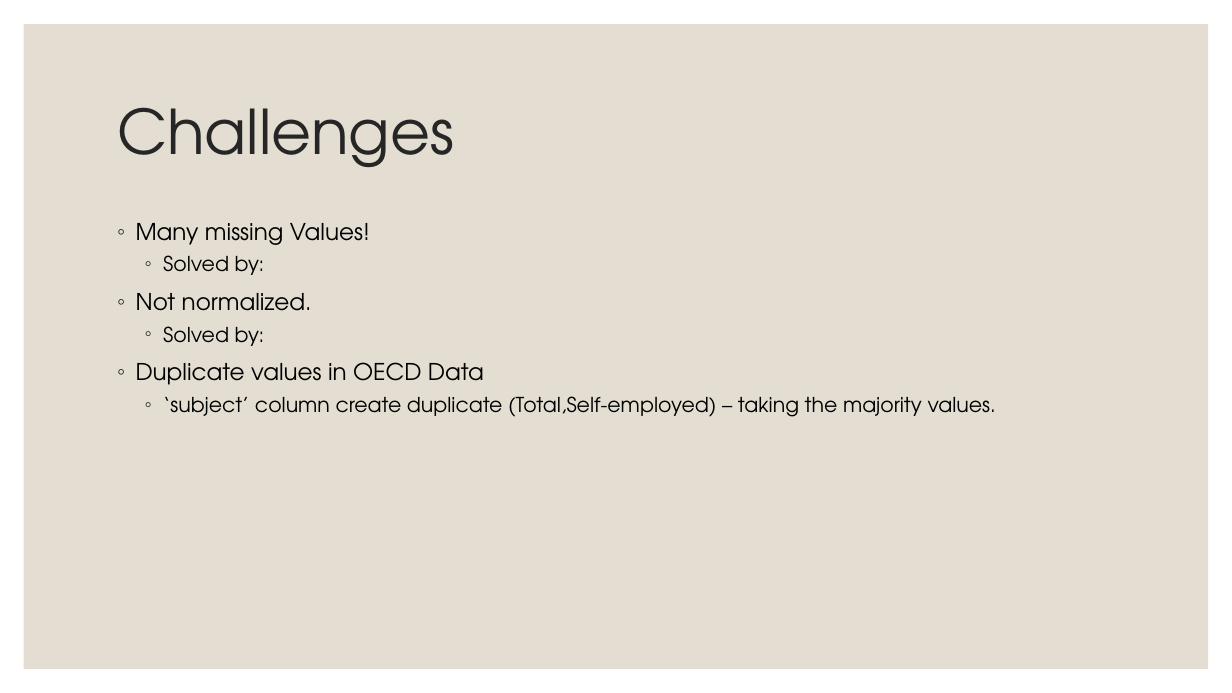
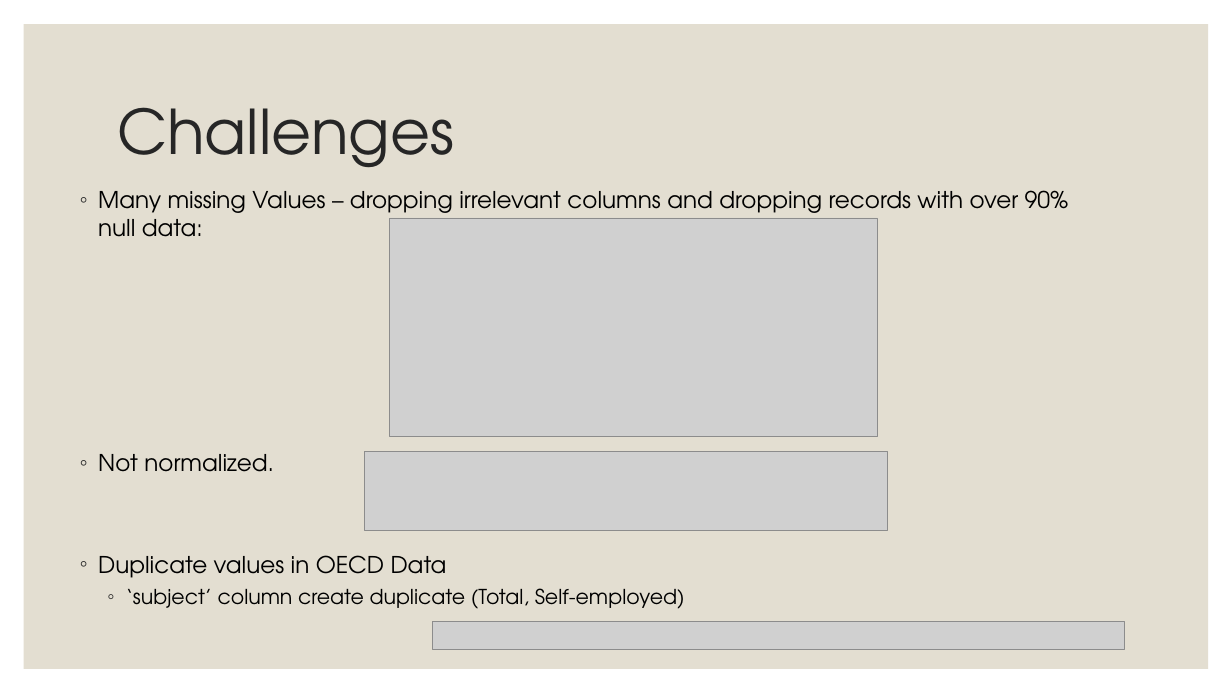
Before and after one commit to EylonSaadon/DataScienceWorkShop, a slide deck: slide 10 of Sallary gap predictionfrom Presentation 1_1_17.pptx (slide 8 before the commit). Drawn at 1232x693 pixels with LibreOffice and Linux fonts; fonts in the diff are those of the drawing; grey boxes stand for pictures. Boxes give left, top, right and bottom in pixels: in the first picture for what was removed or moved away, otherwise in the second. Text is boxed around its words. In the diff, an @@ line names an element or a change of style, - is before the commit and + after.

Commit message:
presentation update

```diff
--- a/Sallary gap predictionfrom Presentation 1_1_17.pptx
+++ b/Sallary gap predictionfrom Presentation 1_1_17.pptx
@@ text "Many missing Values – dropping ...": place and size @@
-text "Many missing Values – dropping ..." at <box>136,223,996,417</box>
+text "Many missing Values – dropping ..." at <box>98,190,1068,609</box>
@@ text at <box>98,190,1068,237</box>: text changed @@
-◦ Many missing Values!
-  ◦ Solved by:
+◦ Many missing Values – dropping irrelevant columns and dropping records with over 90% null data:
@@ picture added at <box>390,218,878,437</box> @@
@@ text at <box>163,326,265,346</box>: paragraph removed @@
-  ◦ Solved by:
@@ picture added at <box>365,451,888,531</box> @@
@@ text at <box>126,588,685,609</box>: text changed @@
-  ◦ ‘subject’ column create duplicate (Total,Self-employed) – taking the majority values.
+  ◦ ‘subject’ column create duplicate (Total, Self-employed)
@@ picture added at <box>433,621,1125,650</box> @@
```
Also in this commit, not shown: 1 other slide changed, 6 slides added.
